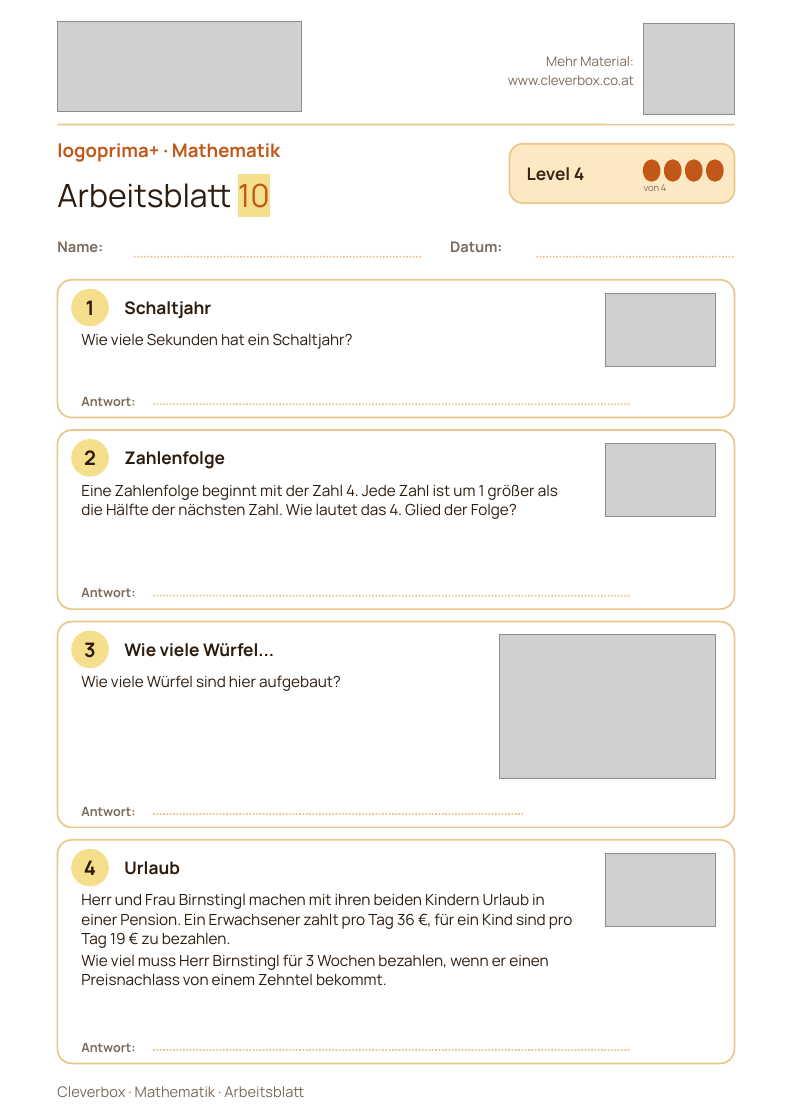
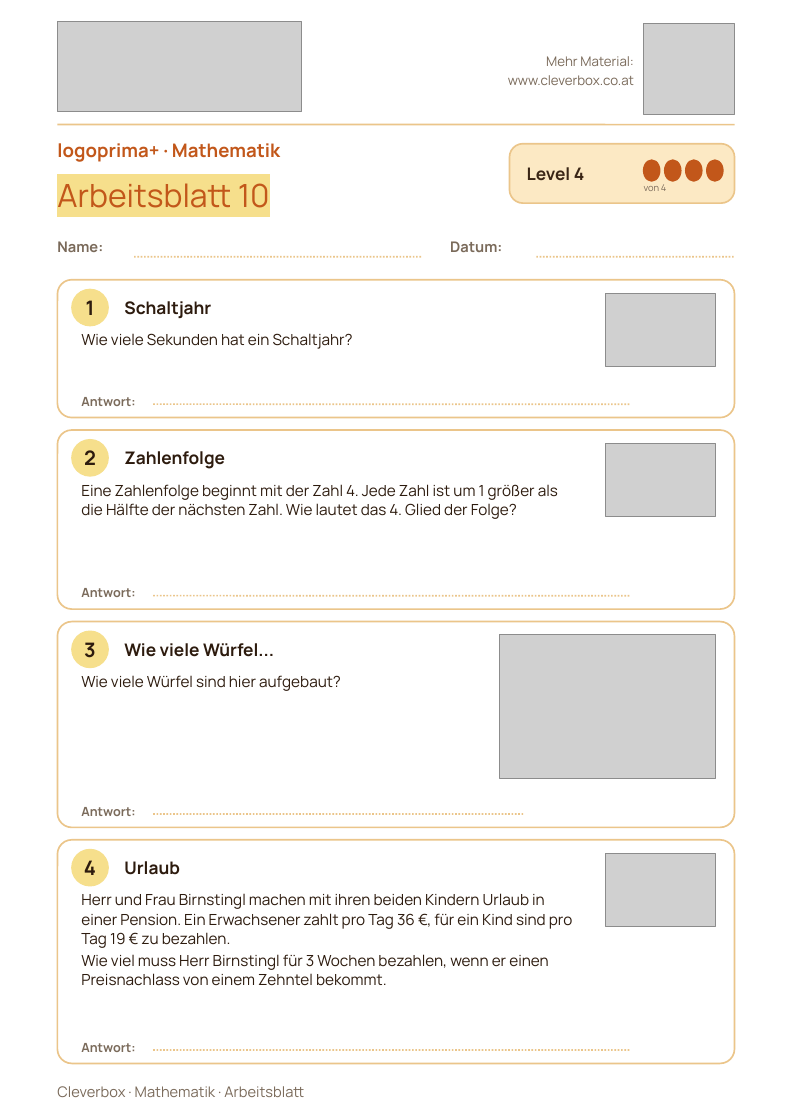
Before and after one commit to arminheske/claudecloud, a slide deck: slide 11 of videoslides/logoprima-schulstufe5.pptx. Drawn at 792x1120 pixels with LibreOffice and Linux fonts; fonts in the diff are those of the drawing; grey boxes stand for pictures. Boxes give left, top, right and bottom in pixels: in the first picture for what was removed or moved away, otherwise in the second. Text is boxed around its words. In the diff, an @@ line names an element or a change of style, - is before the commit and + after.

```diff
--- a/videoslides/logoprima-schulstufe5.pptx
+++ b/videoslides/logoprima-schulstufe5.pptx
@@ text "Arbeitsblatt 10" at (57, 183, 270, 208): text colour #2D1B0E to #C2571A, highlight none to #F6DF8C in "Arbeitsblatt" @@
```
Also in this commit, not shown: 9 other slides changed, 2 other files.
